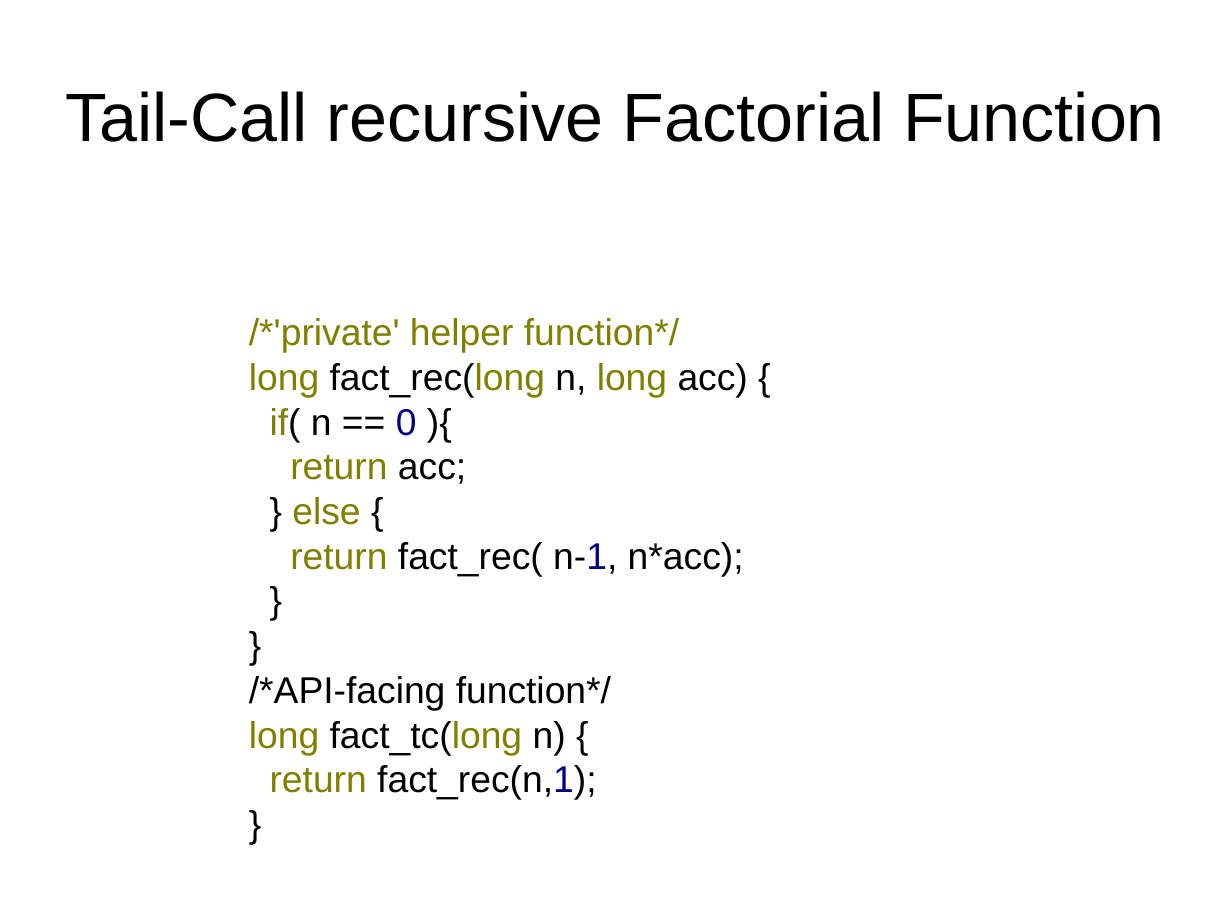
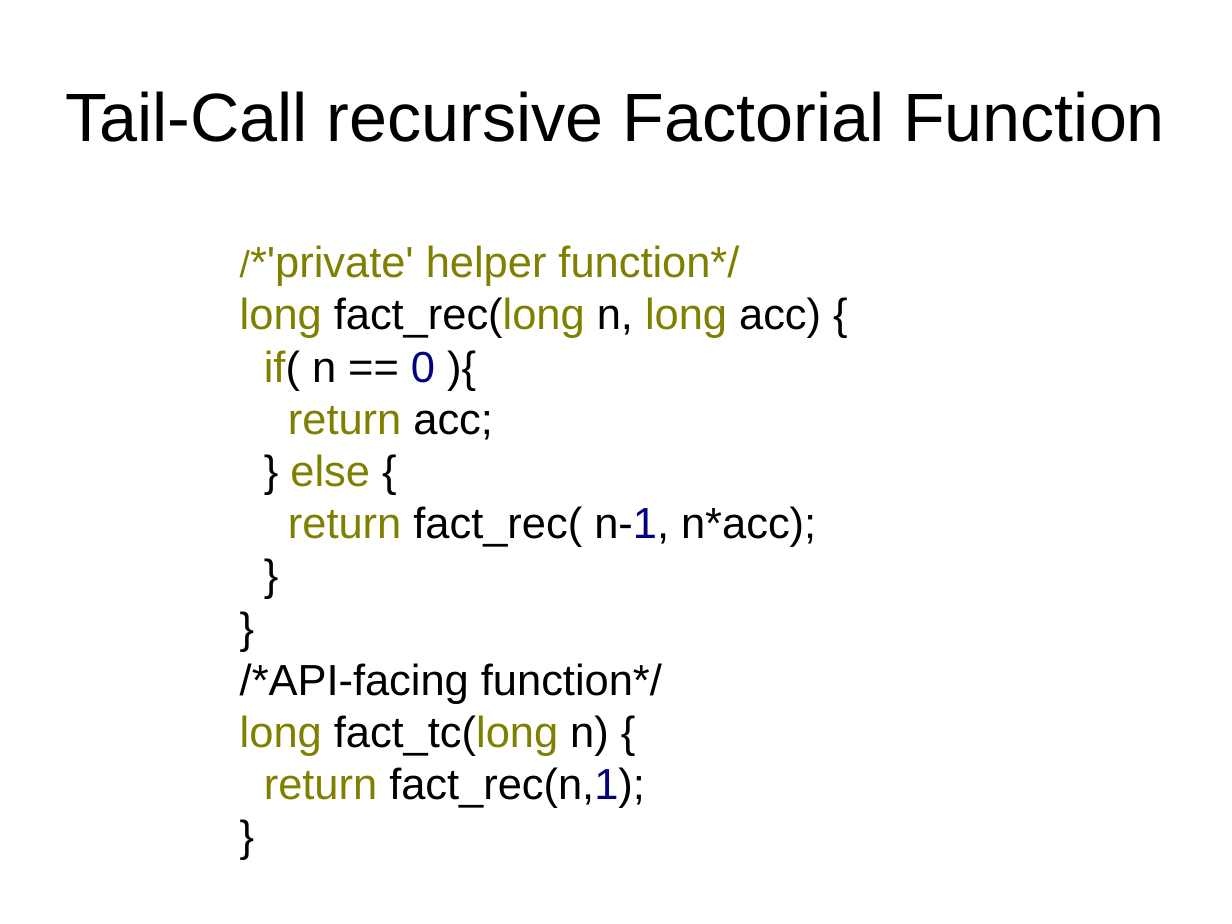
Before and after one commit to philtomson/TCO_in_gcc_talk, a slide deck: slide 18 of TCO_in_gcc.odp (slide 14 before the commit). Drawn at 1232x924 pixels with LibreOffice and Linux fonts; fonts in the diff are those of the drawing. Boxes give left, top, right and bottom in pixels: in the first picture for what was removed or moved away, otherwise in the second. Text is boxed around its words. In the diff, an @@ line names an element or a change of style, - is before the commit and + after.

```diff
--- a/TCO_in_gcc.odp
+++ b/TCO_in_gcc.odp
@@ text "/*'private' helper function*/": place and size @@
-text "/*'private' helper function*/" at (249,318,748,800)
+text "/*'private' helper function*/" at (240,245,821,808)
@@ text "/*'private' helper function*/" at (240,245,821,808): size 24 to 28 pt @@
```
Also in this commit, not shown: 7 other slides changed, 4 slides added, 3 other files.
